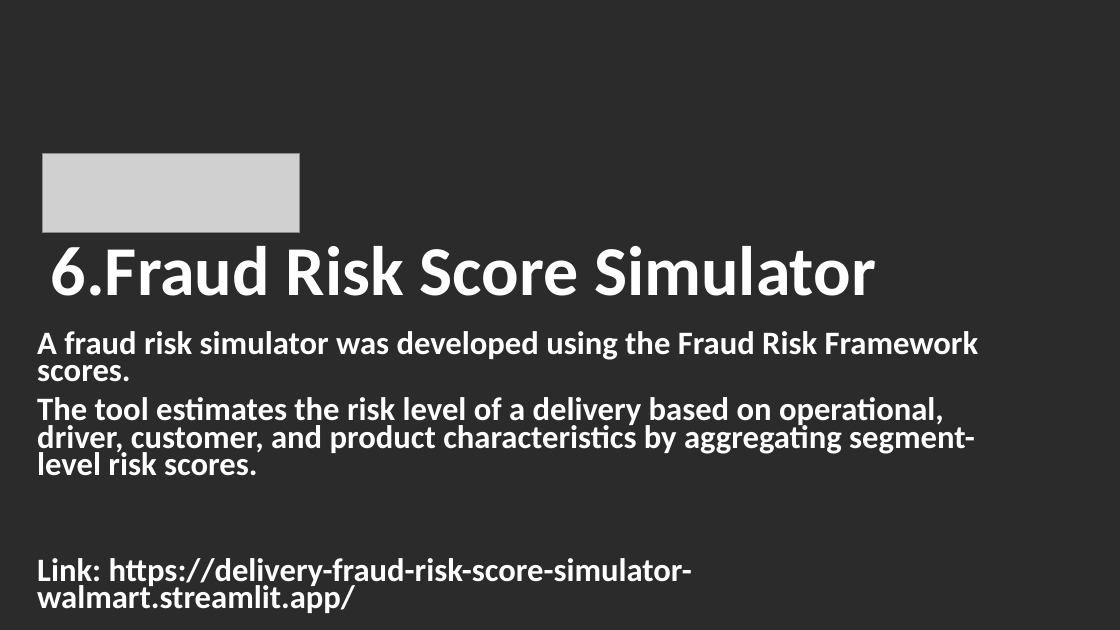
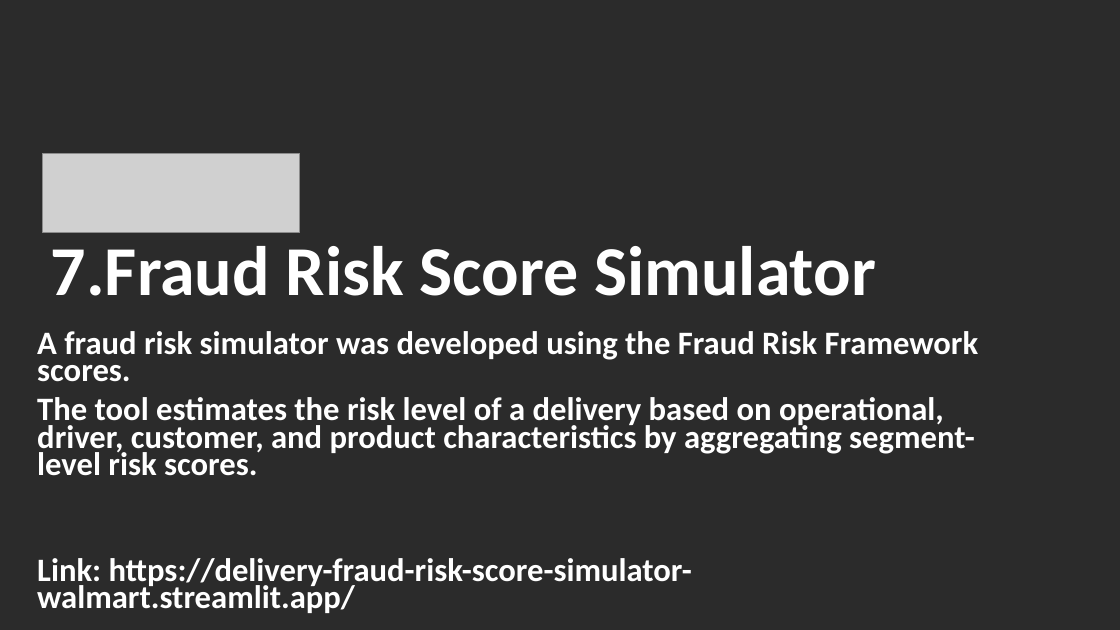
Before and after one commit to IgorQueiroz23031988/Walmart-Delivery-Fraud-Detection, a slide deck: slide 42 of presentation/Walmart - Fraud Risk Analysis in Delivery Operations.pptx. Drawn at 1120x630 pixels with LibreOffice and Linux fonts; fonts in the diff are those of the drawing; grey boxes stand for pictures; background and template pictures are left out; a plain dark background stands for a picture behind light text. Boxes give left, top, right and bottom in pixels: in the first picture for what was removed or moved away, otherwise in the second. Text is boxed around its words. In the diff, an @@ line names an element or a change of style, - is before the commit and + after.

```diff
--- a/presentation/Walmart - Fraud Risk Analysis in Delivery Operations.pptx
+++ b/presentation/Walmart - Fraud Risk Analysis in Delivery Operations.pptx
@@ title at bbox=[51, 246, 876, 296]: text changed @@
-6.Fraud Risk Score Simulator
+7.Fraud Risk Score Simulator
```
Also in this commit, not shown: 1 other slide changed, 3 slides added, 1 slide removed, 5 other files.
